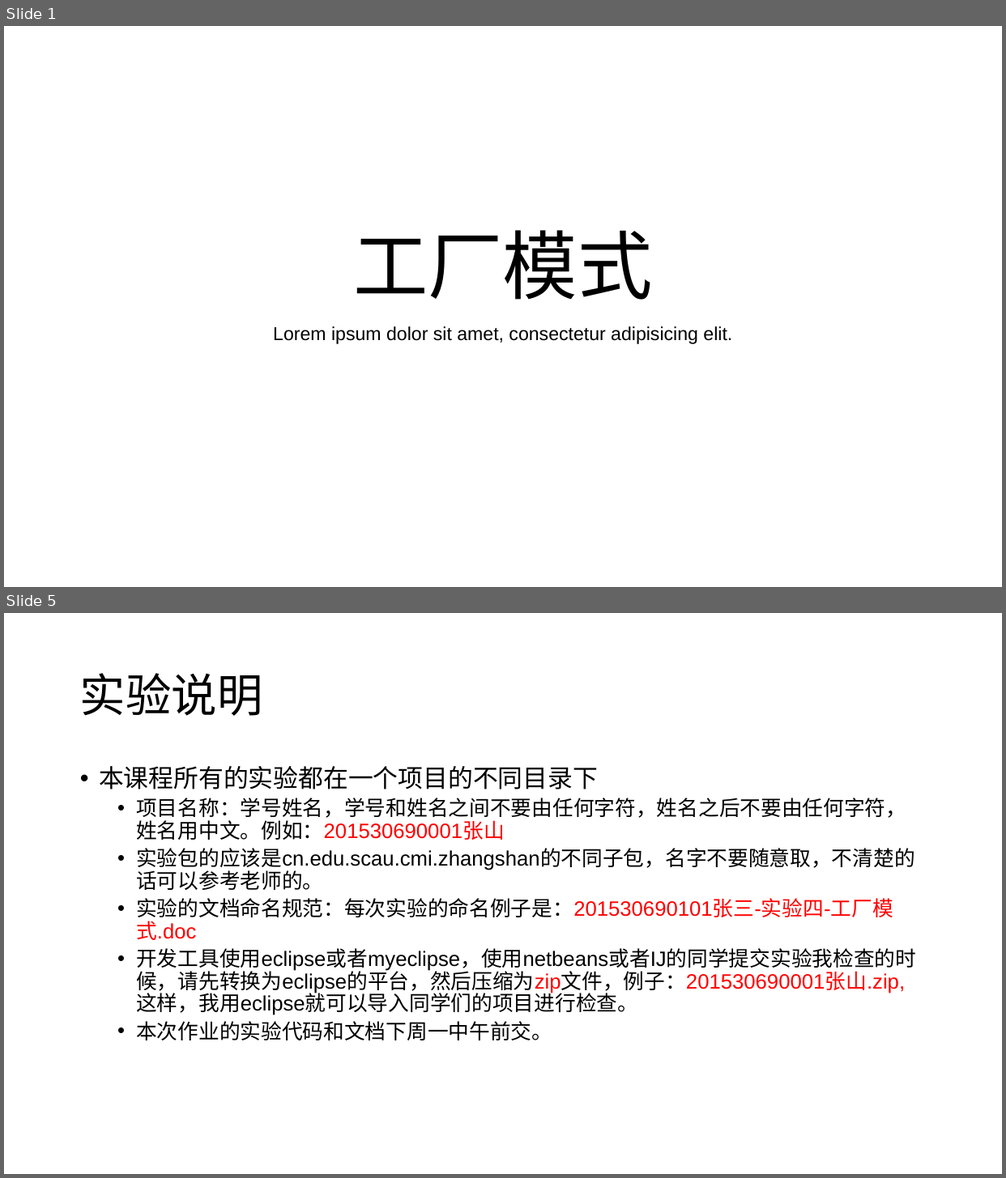
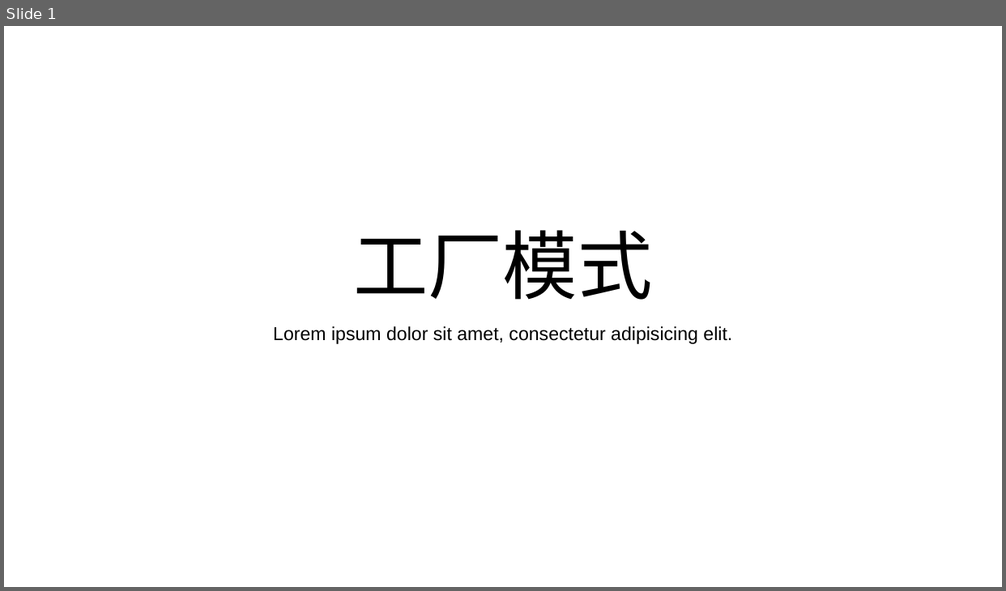
Before and after one commit to liangshanhero/sa, a slide deck: sa/文档/2019 软件体系结构（03）：工厂模式.pptx. Shown one above the other, each under a label of ours: slides 1 and 5 before the commit, slide 1 after it; the slides between them are not shown. The pictures are 1006x1178 and 1006x591 pixels, drawn with LibreOffice and Linux fonts; fonts in the diff are those of the drawing. Boxes give left, top, right and bottom in pixels: in the first picture for what was removed or moved away, otherwise in the second. Text is boxed around its words. In the diff, an @@ line names an element or a change of style, - is before the commit and + after.

```diff
--- a/sa/文档/2019 软件体系结构（03）：工厂模式.pptx
+++ b/sa/文档/2019 软件体系结构（03）：工厂模式.pptx
@@ slide 5 removed at box(4, 613, 1002, 1174), background #FFFFFF @@
@@ title removed at box(80, 673, 263, 716) @@
-实验说明
@@ text removed at box(99, 766, 916, 1041) @@
-• 本课程所有的实验都在一个项目的不同目录下
-  • 项目名称：学号姓名，学号和姓名之间不要由任何字符，姓名之后不要由任何字符，姓名用中文。例如：201530690001张山
-  • 实验包的应该是cn.edu.scau.cmi.zhangshan的不同子包，名字不要随意取，不清楚的话可以参考老师的。
-  • 实验的文档命名规范：每次实验的命名例子是：201530690101张三-实验四-工厂模式.doc
-  • 开发工具使用eclipse或者myeclipse，使用netbeans或者IJ的同学提交实验我检查的时候，请先转换为eclipse的平台，然后压缩为zip文件，例子：201530690001张山.zip, 这样，我用eclipse就可以导入同学们的项目进行检查。
-  • 本次作业的实验代码和文档下周一中午前交。
```
Also in this commit, not shown: 3 slides changed, 1 slide added, 4 other files.
